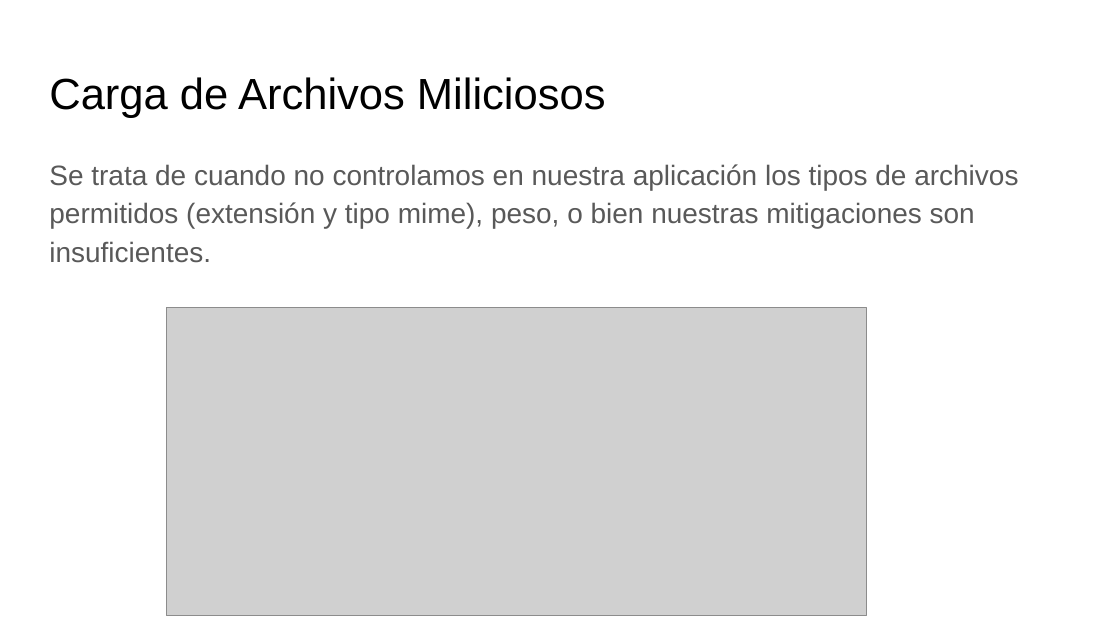
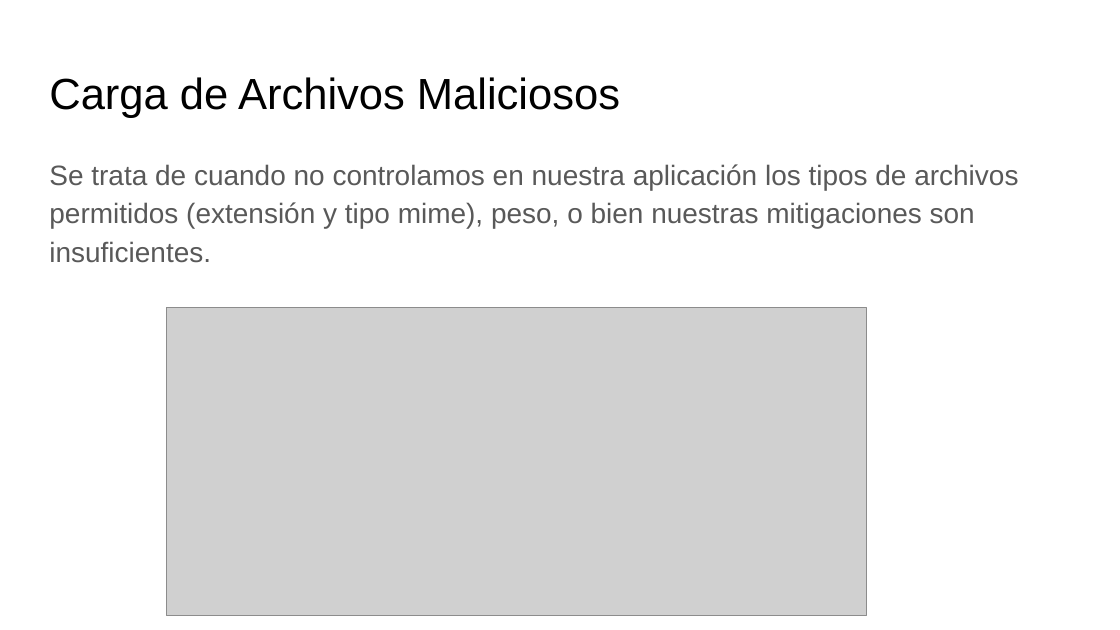
Before and after one commit to AshWilliams/Seguridad.Net, a slide deck: slide 11 of Seguridad_de_aplicaciones_web.pptx. Drawn at 1120x630 pixels with LibreOffice and Linux fonts; fonts in the diff are those of the drawing; grey boxes stand for pictures. Boxes give left, top, right and bottom in pixels: in the first picture for what was removed or moved away, otherwise in the second. Text is boxed around its words. In the diff, an @@ line names an element or a change of style, - is before the commit and + after.

Commit message:
se añaden presentación powerpoint, corregido milicioso :v

```diff
--- a/Seguridad_de_aplicaciones_web.pptx
+++ b/Seguridad_de_aplicaciones_web.pptx
@@ title at <box>49,77,620,118</box>: text changed @@
-Carga de Archivos Miliciosos
+Carga de Archivos Maliciosos
```
